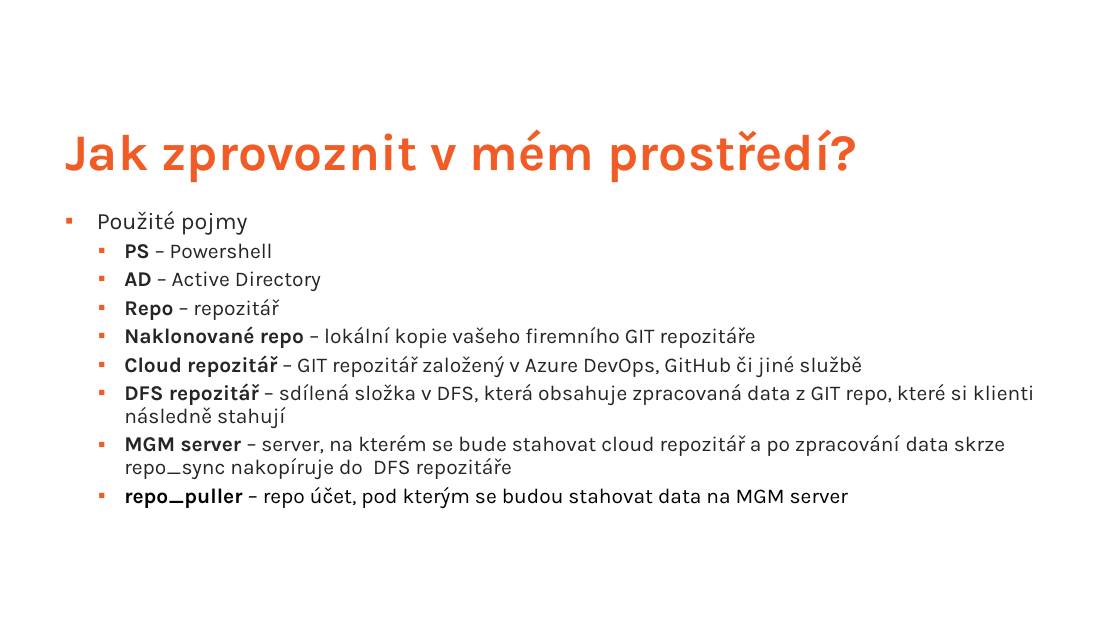
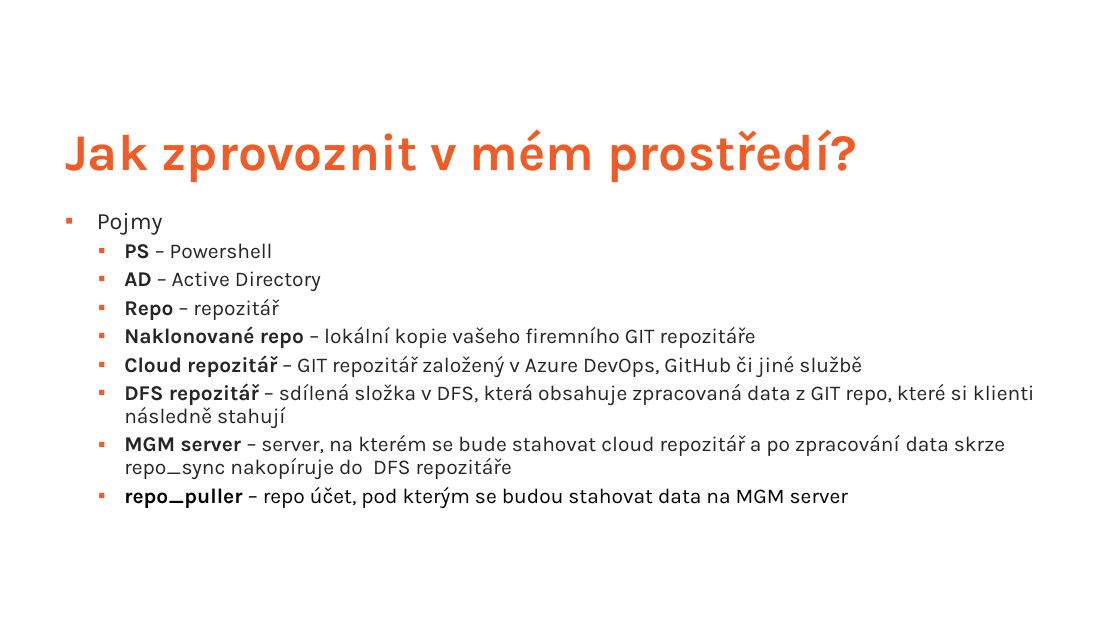
Before and after one commit to ztrhgf/Powershell_CICD_repository, a slide deck: slide 4 of jak zprovoznit CICD Powershell repo.pptx. Drawn at 1120x630 pixels with LibreOffice and Linux fonts; fonts in the diff are those of the drawing; background and template pictures are left out. Boxes give left, top, right and bottom in pixels: in the first picture for what was removed or moved away, otherwise in the second. Text is boxed around its words. In the diff, an @@ line names an element or a change of style, - is before the commit and + after.

```diff
--- a/jak zprovoznit CICD Powershell repo.pptx
+++ b/jak zprovoznit CICD Powershell repo.pptx
@@ text at bbox=[97, 213, 163, 234]: text changed @@
-▪ Použité pojmy
+▪ Pojmy
```
Also in this commit, not shown: 3 other slides changed, 4 other files.
